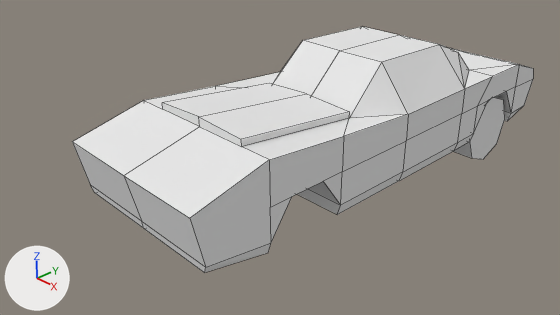
Before and after pictures for a commit that changed the Blender file examples/3d_rendering_processing/data/car.blend.
Rendered twice from the file's camera 'Camera'. The axes (+X, +Y, +Z) are drawn at lower left. The lights are the same throughout. Mesh edges are drawn as thin lines. The same objects are shown in both versions, whatever each file hides.

The scene before the commit, as lines of its bpy script (objects in view):
```python
mat_material = diffuse_material('Material')
mat_material.base_color = (0.8, 0.8, 0.8)  # white #e7e7e7
mat_material_001 = diffuse_material('Material.001')
mat_material_001.base_color = (0.8, 0.8, 0.8)  # white #e7e7e7
me_plane = bpy.data.meshes.new('Plane')
me_plane.from_pydata(...)  # 71 vertices, 58 faces; spans x 0.0..2.04, y -0.88..1.82, z -12.29..-0.43
me_plane.materials.append(mat_material)  # white #e7e7e7
me_wheel = bpy.data.meshes.new('wheel')
me_wheel.from_pydata(...)  # an 8-sided cylinder along z spanning x -1.04..1.04, y -1.04..1.04, z 1.2..2.17
me_wheel.materials.append(mat_material_001)  # white #e7e7e7
ob_car_shell = bpy.data.objects.new('car_shell', me_plane)
ob_car_shell.location = (0.0, -0.26, 1.76)
ob_car_shell.rotation_euler = (1.571, 0.0, 0.0)  # degrees (90, 0, 0)
_m = ob_car_shell.modifiers.new('Mirror', 'MIRROR')
_m.use_clip = True
_m.merge_threshold = 0.0122
ob_wheel_back = bpy.data.objects.new('wheel_back', me_wheel)
ob_wheel_back.location = (0.0, 9.97, 0.97)
ob_wheel_back.rotation_euler = (1.571, 0.0, 1.571)  # degrees (90, 0, 90)
ob_wheel_back.scale = (0.891, 0.891, 0.891)
_m = ob_wheel_back.modifiers.new('Mirror', 'MIRROR')
_m.use_axis = (False, False, True)
```
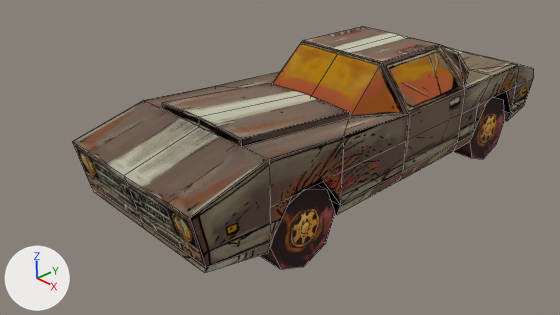
Boxes [x1, y1, x2, y2] around the edits, measured in the pictures (560 x 315 px):
'car_shell', surface changed (white to brown): [72, 27, 533, 273] in both
'wheel_back', surface changed, reshaped: before [453, 97, 505, 159]; after [259, 97, 505, 269]
part 1 of me_wheel, added: after [259, 184, 335, 269]

The change, as a list of edits to the scene's bpy script:
```text
Add img_car_shell_png:
    img_car_shell_png = load_image('car_shell.png', 'textures/car_shell.png', 1024, 1024, 'sRGB')
Add img_car_wheel_png:
    img_car_wheel_png = load_image('car_wheel.png', 'textures/car_wheel.png', 1024, 1024, 'sRGB')
Change mat_material_001:
    remove mat_material_001.base_color = (0.8, 0.8, 0.8)  # white #e7e7e7
    mat_material_001: diffuse_material('Material.001') -> principled_material('Material.001')
    add mat_material_001.texture = img_car_wheel_png
    mat_material_001.roughness: 0.5 -> 1.0
Change mat_material:
    remove mat_material.base_color = (0.8, 0.8, 0.8)  # white #e7e7e7
    mat_material: diffuse_material('Material') -> principled_material('Material')
    add mat_material.texture = img_car_shell_png
    mat_material.metallic: 0.0 -> 0.886
    mat_material.roughness: 0.5 -> 1.0
Change me_wheel:
    used by ob_wheel_back; location = (0.0, 9.97, 0.97); rotation_euler = (1.571, 0.0, 1.571), in degrees (90, 0, 90); scale = (0.891, 0.891, 0.891)
    remove me_wheel.from_pydata(...)  # 16 vertices, 10 faces; spans x -1.04..1.04, y -1.04..1.04, z 1.2..2.17
    add me_wheel.from_pydata(...)  # 32 vertices, 20 faces; spans x -8.97..1.04, y -1.04..1.04, z 1.2..2.17
    me_wheel part 1: a new loose piece, an 8-sided cylinder along z spanning x -8.97..-6.88, y -1.04..1.04, z 1.2..2.17, in mat_material_001 (picture img_car_wheel_png)
```
